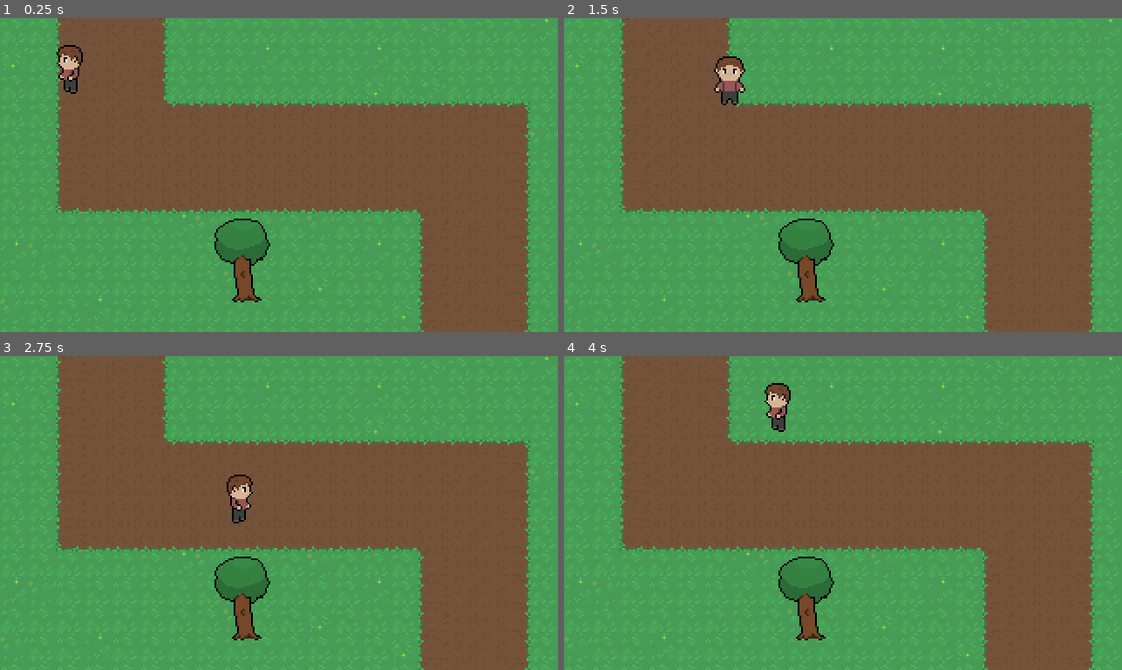
Above: before the commit, frames 1-4 (two rows, left to right).
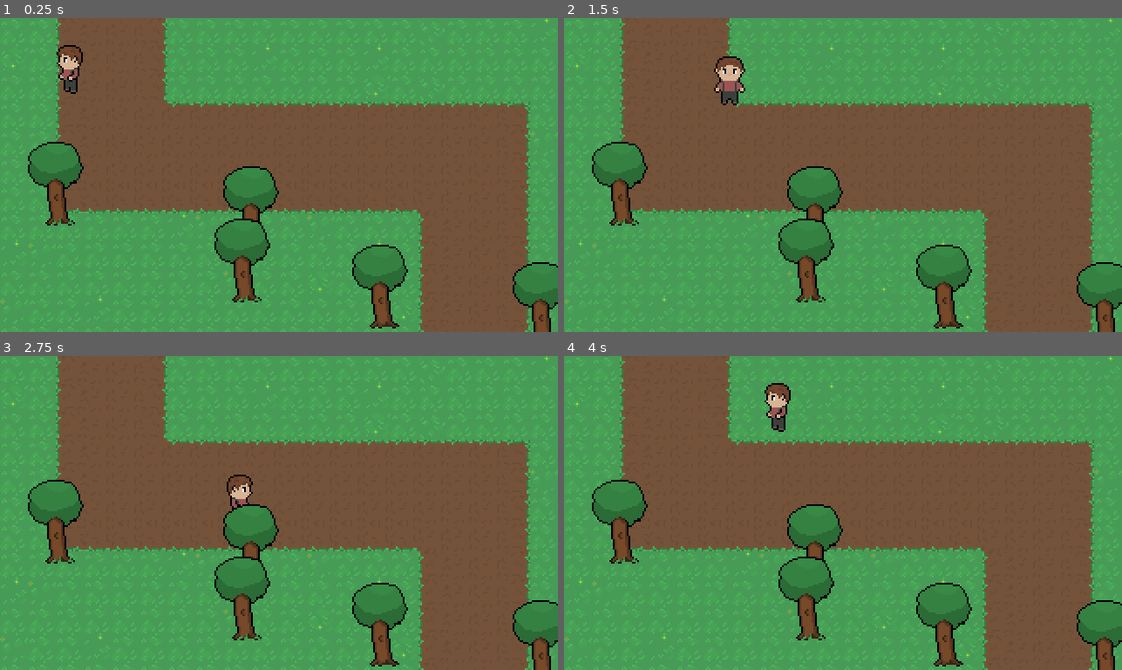
Above: after the commit, the same moments.

Repository: mickveldhuis/city-building-concept
Game: Godot game, scene res://scenes/world.tscn
The game is run twice, just before and just after one commit, with the same random seed, the same clock (stepped at 60 frames per second) and the same inputs.
Inputs (mouse positions are in pixels of both pictures, inside the frame that each line leads up to):
- Up to frame 1 (0.25 s): no input
- Up to frame 2 (1.5 s): tap Enter at 0.5 s; move the mouse to (965, 159) at 0.52 s; hold D (move_right) 0.53-1.28 s; right-click (965, 159) at 0.6 s; move the mouse to (731, 190) at 1.27 s; hold S (move_down) from 1.28 s (still down); click (731, 190) at 1.35 s
- Up to frame 3 (2.75 s): move the mouse to (334, 443) at 2.02 s; release S (move_down) at 2.03 s; hold D (move_right) from 2.03 s (still down); right-click (334, 443) at 2.1 s
- Up to frame 4 (4 s): move the mouse to (815, 575) at 2.77 s; release D (move_right) at 2.78 s; hold W (move_up) 2.78-3.53 s; click (815, 575) at 2.85 s; move the mouse to (1010, 560) at 3.52 s; hold A (move_left) from 3.53 s (still down); right-click (1010, 560) at 3.6 s

The runs differ from the first frame. In frame 1, 5.5% of the frame differs, in the area x 5-100%, y 39-100%; in frame 2, 5.5%; in frame 3, 5.4%; in frame 4, 5.5%.

Commit message:
Add another type of tree (with grass at the base) and add a few of those trees to the world

Diff:
--- a/objects/scenery/tree.tscn
+++ b/objects/scenery/tree.tscn
@@ -1,6 +1,6 @@
 [gd_scene load_steps=3 format=2]
 
-[ext_resource path="res://assets/tree.png" type="Texture" id=1]
+[ext_resource path="res://assets/trees.png" type="Texture" id=1]
 
 [sub_resource type="RectangleShape2D" id=1]
 extents = Vector2( 5, 9 )
@@ -10,6 +10,8 @@
 [node name="Sprite" type="Sprite" parent="."]
 position = Vector2( 0, -24 )
 texture = ExtResource( 1 )
+hframes = 2
+frame = 1
 
 [node name="CollisionShape2D" type="CollisionShape2D" parent="."]
 position = Vector2( 2, -5 )
--- a/scenes/world.tscn
+++ b/scenes/world.tscn
@@ -52,6 +52,7 @@
 0/z_index = 0
 
 [node name="World" type="Node2D"]
+scale = Vector2( 1, 0.998968 )
 
 [node name="Ground" type="TileMap" parent="."]
 tile_set = SubResource( 1 )
@@ -67,10 +68,39 @@
 format = 1
 tile_data = PoolIntArray( -65534, 0, 65536, -65533, 0, 65537, -65532, 0, 65537, -65531, 0, 65538, 2, 0, 65536, 3, 0, 65 …(1716 unchanged characters)…
 
-[node name="YSort" type="YSort" parent="."]
+[node name="YSort2" type="YSort" parent="."]
 
-[node name="Tree" parent="YSort" instance=ExtResource( 4 )]
+[node name="Trees" type="YSort" parent="YSort2"]
+
+[node name="Tree" parent="YSort2/Trees" instance=ExtResource( 4 )]
 position = Vector2( 139, 163 )
 
-[node name="Player" parent="YSort" instance=ExtResource( 1 )]
+[node name="Tree2" parent="YSort2/Trees" instance=ExtResource( 4 )]
+position = Vector2( 32, 119.123 )
+
+[node name="Tree (bare)" parent="YSort2/Trees" instance=ExtResource( 4 )]
+position = Vector2( 218, 178.184 )
+
+[node name="Sprite" parent="YSort2/Trees/Tree (bare)" index="0"]
+frame = 0
+
+[node name="Tree (bare)2" parent="YSort2/Trees" instance=ExtResource( 4 )]
+position = Vector2( 310, 188.194 )
+
+[node name="Sprite" parent="YSort2/Trees/Tree (bare)2" index="0"]
+frame = 0
+
+[node name="Tree (bare)3" parent="YSort2/Trees" instance=ExtResource( 4 )]
+position = Vector2( 144, 133.137 )
+
+[node name="Sprite" parent="YSort2/Trees/Tree (bare)3" index="0"]
+frame = 0
+
+[node name="Player" parent="YSort2" instance=ExtResource( 1 )]
 position = Vector2( 40.363, 43.3062 )
+
+[editable path="YSort2/Trees/Tree (bare)"]
+
+[editable path="YSort2/Trees/Tree (bare)2"]
+
+[editable path="YSort2/Trees/Tree (bare)3"]
Binary file removed: assets/tree.png
Binary file added: assets/trees.png
Not shown, changed: assets/trees.png.import
